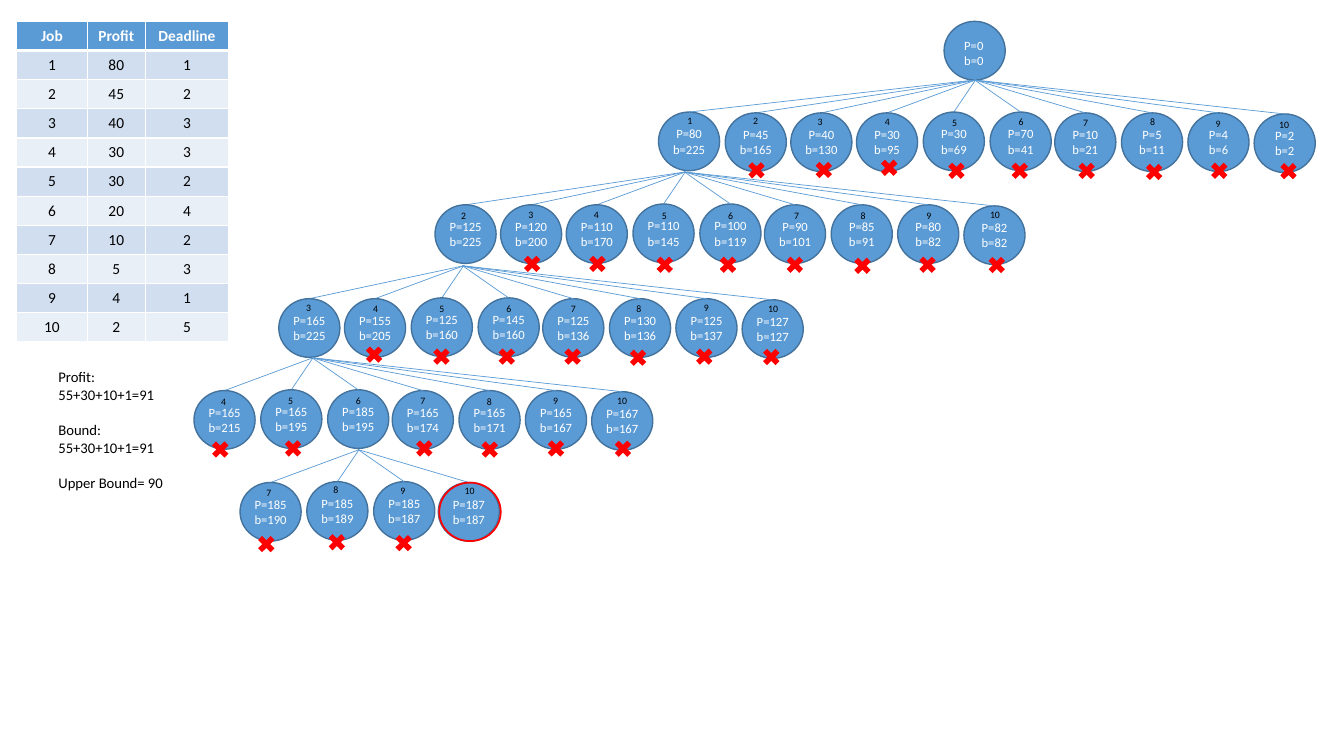
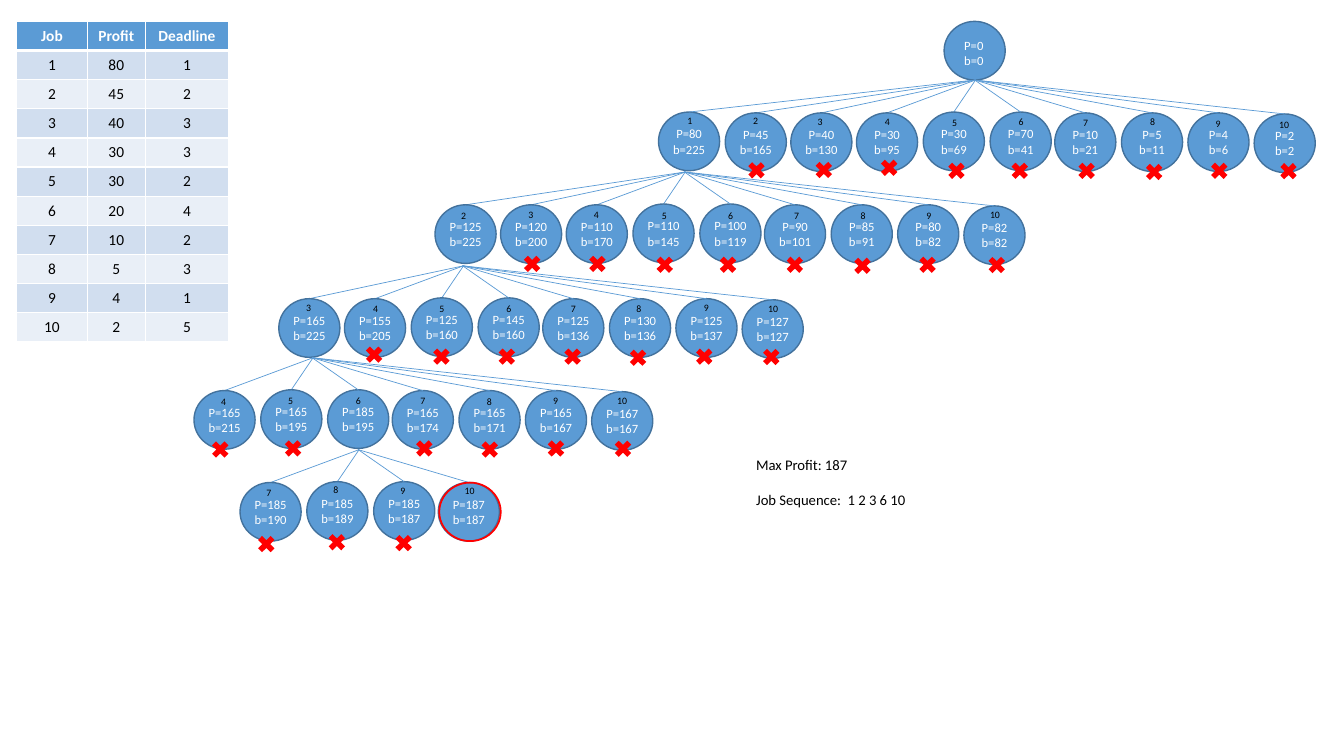
Before and after one commit to andy6804tw/Branch-and-bound, a slide deck: slide 1 of Job Scheduling/assignment/demo2.pptx. Drawn at 1344x756 pixels with LibreOffice and Linux fonts; fonts in the diff are those of the drawing. Boxes give left, top, right and bottom in pixels: in the first picture for what was removed or moved away, otherwise in the second. Text is boxed around its words. In the diff, an @@ line names an element or a change of style, - is before the commit and + after.

```diff
--- a/Job Scheduling/assignment/demo2.pptx
+++ b/Job Scheduling/assignment/demo2.pptx
@@ text at (756,460,905,508): text changed @@
-Profit:
-55+30+10+1=91
-Bound:
-55+30+10+1=91
-Upper Bound= 90
+Max Profit: 187
+Job Sequence: 1 2 3 6 10
```
Also in this commit, not shown: 3 other files.
